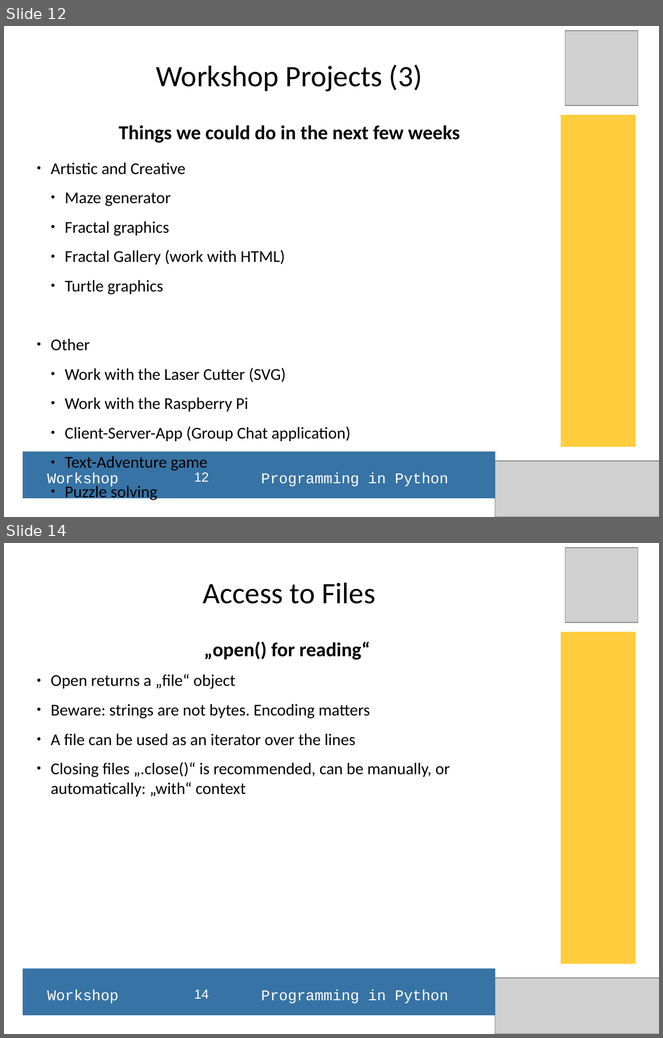
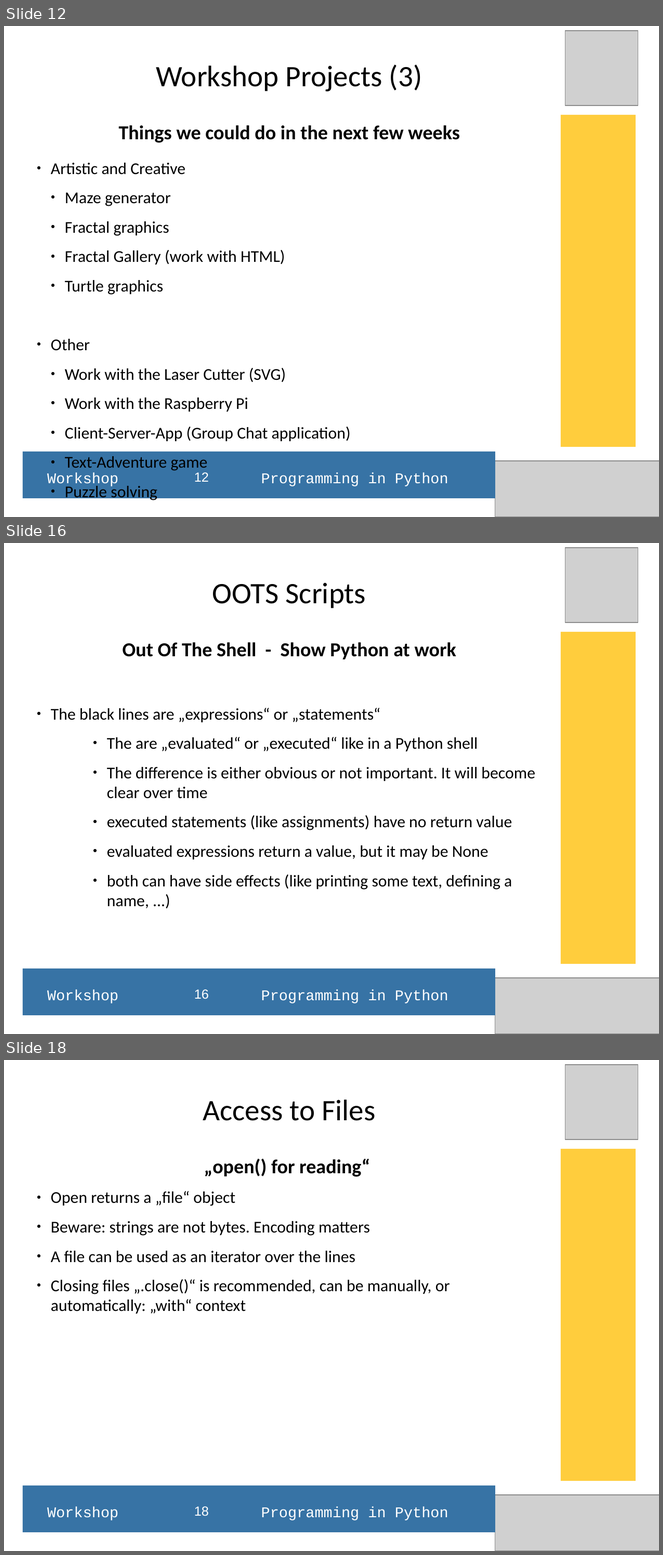
Before and after one commit to hans-boden/pyws-fablab-lisbon, a slide deck: resources/python_ws_2016Q1.odp. Shown one above the other, each under a label of ours: slides 12 and 14 before the commit, slides 12, 16 and 18 after it; the slides between them are not shown. The pictures are 663x1038 and 663x1555 pixels, drawn with LibreOffice and Linux fonts; fonts in the diff are those of the drawing; grey boxes stand for pictures. Boxes give left, top, right and bottom in pixels: in the first picture for what was removed or moved away, otherwise in the second. Text is boxed around its words. In the diff, an @@ line names an element or a change of style, - is before the commit and + after.

Commit message:
Update of presentation, new oots documents

```diff
--- a/resources/python_ws_2016Q1.odp
+++ b/resources/python_ws_2016Q1.odp
@@ slide 16 added at (x1=4, y1=543, x2=659, y2=1034), background #FFFFFF @@
@@ picture added at (x1=566, y1=548, x2=638, y2=623) @@
@@ title added at (x1=213, y1=583, x2=366, y2=609), 36 pt, text #000000 @@
+OOTS Scripts
@@ rectangle added at (x1=561, y1=632, x2=636, y2=965), fill #FFCD3D @@
@@ subtitle added at (x1=51, y1=642, x2=535, y2=909), 20 pt, text #000000 @@
+Out Of The Shell - Show Python at work
+● The black lines are „expressions“ or „statements“
+        ● The are „evaluated“ or „executed“ like in a Python shell
+        ● The difference is either obvious or not important. It will become clear over time
+        ● executed statements (like assignments) have no return value
+        ● evaluated expressions return a value, but it may be None
+        ● both can have side effects (like printing some text, defining a name, ...)
@@ rectangle added at (x1=22, y1=969, x2=495, y2=1016), fill #3773A5 @@
@@ picture added at (x1=496, y1=978, x2=659, y2=1034) @@
@@ text added at (x1=47, y1=990, x2=449, y2=1004), 18 pt, text #FFFFFF @@
+Workshop Programming in Python
@@ page number added at (x1=194, y1=990, x2=209, y2=1000), 16 pt, text #FFFFFF @@
+16
@@ what was slide 14 is now slide 18 @@
@@ page number at (x1=194, y1=1507, x2=209, y2=1517): text changed @@
-14
+18
```
Also in this commit, not shown: 1 slide changed, 3 other slides added, 10 other files.
